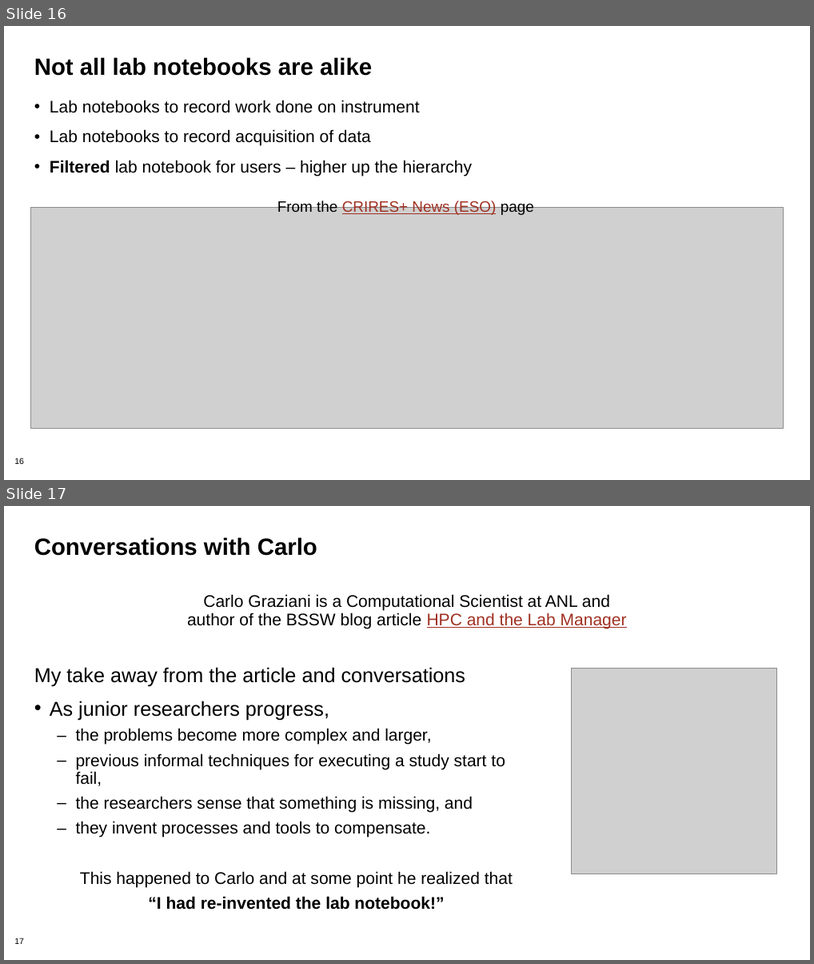
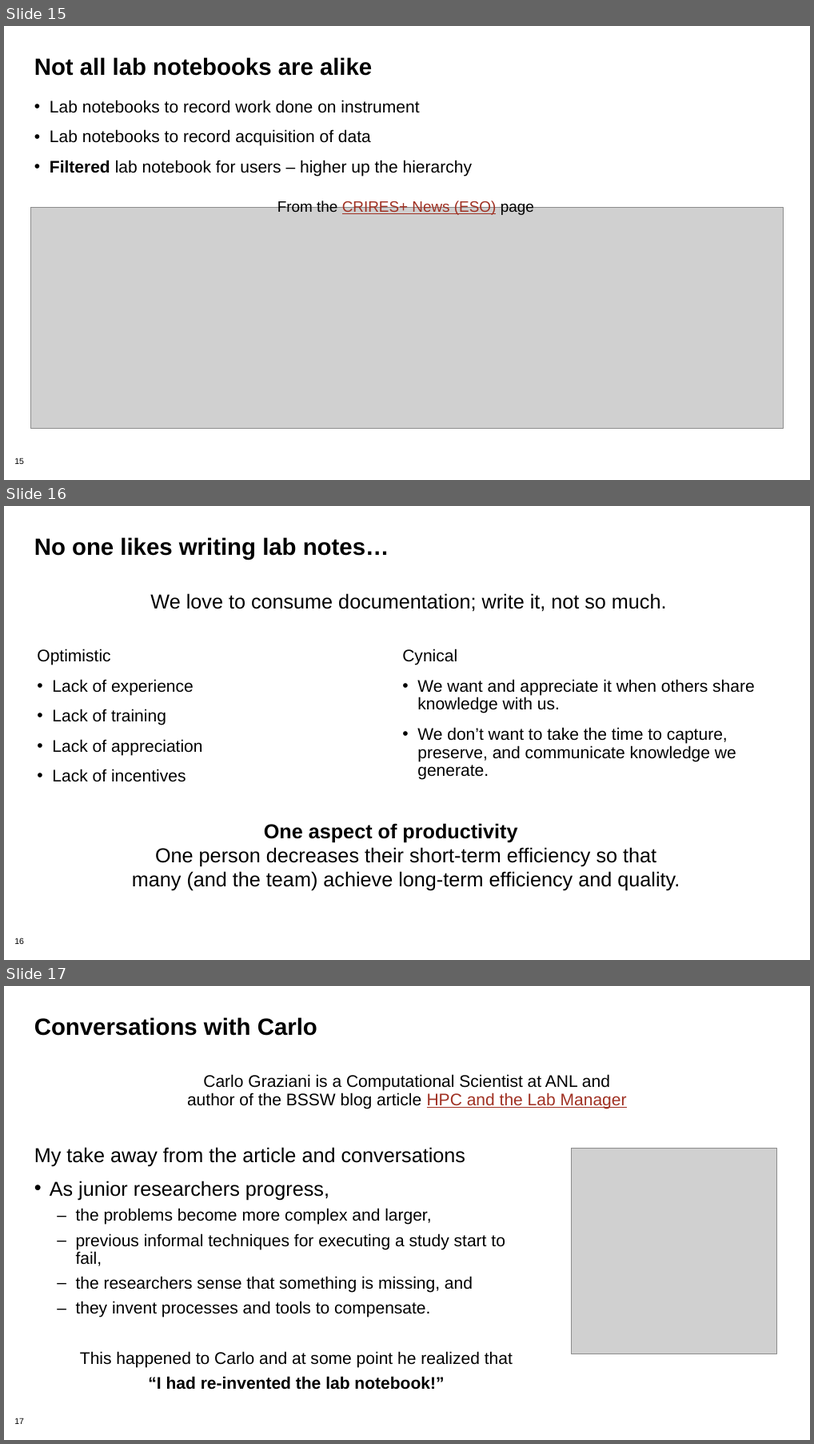
Before and after one commit to bssw-tutorial/presentations, a slide deck: lab-notebooks.pptx. Shown one above the other, each under a label of ours: slides 16 and 17 before the commit, slides 15, 16 and 17 after it. The pictures are 814x964 and 814x1444 pixels, drawn with LibreOffice and Linux fonts; fonts in the diff are those of the drawing; grey boxes stand for pictures; background and template pictures are left out. Boxes give left, top, right and bottom in pixels: in the first picture for what was removed or moved away, otherwise in the second. Text is boxed around its words. In the diff, an @@ line names an element or a change of style, - is before the commit and + after.

```diff
--- a/lab-notebooks.pptx
+++ b/lab-notebooks.pptx
@@ slide 16 added at <box>4,506,810,960</box>, background #FFFFFF; not listed: 1 template element that a slide beside it also shows @@
@@ title added at <box>34,537,390,560</box>, 28 pt, text #000000, bold @@
+No one likes writing lab notes…
@@ text added at <box>150,593,667,612</box>, 24 pt, text #000000 @@
+  We love to consume documentation; write it, not so much.
@@ text added at <box>37,648,203,782</box>, 20 pt, text #000000 @@
+Optimistic
+• Lack of experience
+• Lack of training
+• Lack of appreciation
+• Lack of incentives
@@ text added at <box>402,648,755,780</box>, 20 pt, text #000000 @@
+Cynical
+• We want and appreciate it when others share knowledge with us.
+• We don’t want to take the time to capture, preserve, and communicate knowledge we generate.
@@ text added at <box>132,823,680,891</box>, 24 pt, text #000000 @@
+One aspect of productivity
+  One person decreases their short-term efficiency so that many (and the team) achieve long-term efficiency and quality.
@@ what was slide 16 is now slide 15 @@
```
Also in this commit, not shown: 5 slides changed, 1 slide removed.
